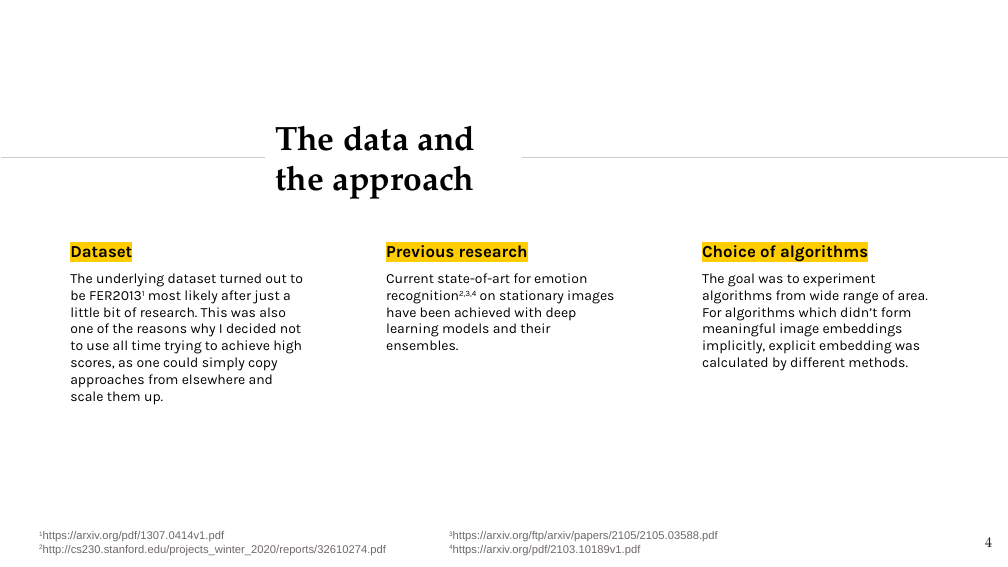
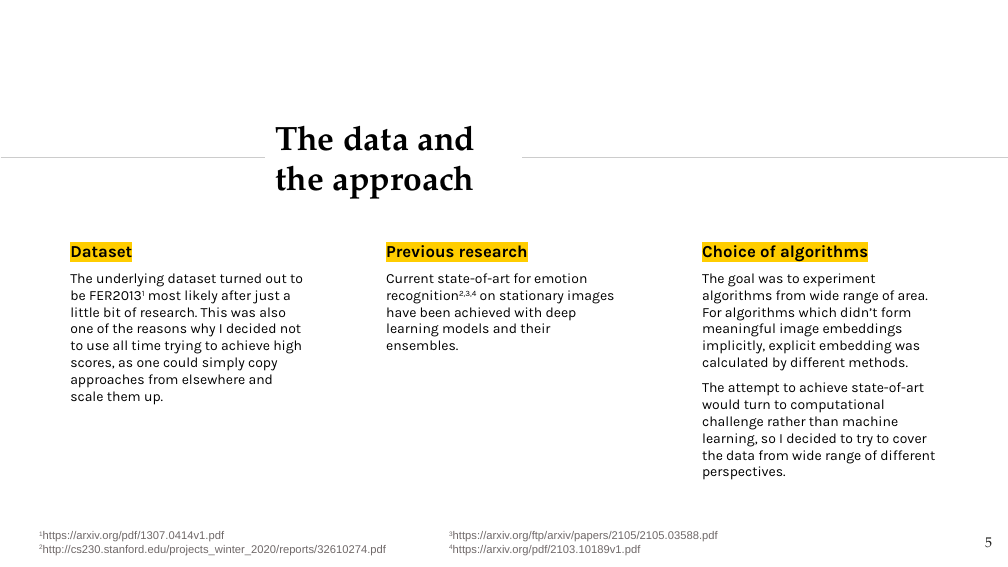
Before and after one commit to TeemuSo/Loop-Q-prize, a slide deck: slide 5 of reports/Emotion recognition - LoopQPrize.pptx (slide 4 before the commit). Drawn at 1008x567 pixels with LibreOffice and Linux fonts; fonts in the diff are those of the drawing. Boxes give left, top, right and bottom in pixels: in the first picture for what was removed or moved away, otherwise in the second. Text is boxed around its words. In the diff, an @@ line names an element or a change of style, - is before the commit and + after.

```diff
--- a/reports/Emotion recognition - LoopQPrize.pptx
+++ b/reports/Emotion recognition - LoopQPrize.pptx
@@ text at (702, 382, 935, 480): paragraph added @@
+The attempt to achieve state-of-art would turn to computational challenge rather than machine learning, so I decided to try to cover the data from wide range of different perspectives.
@@ page number at (985, 537, 992, 548): text changed @@
-4
+5
```
Also in this commit, not shown: 10 other slides changed, 10 slides added, 33 slides removed, 11 other files.
